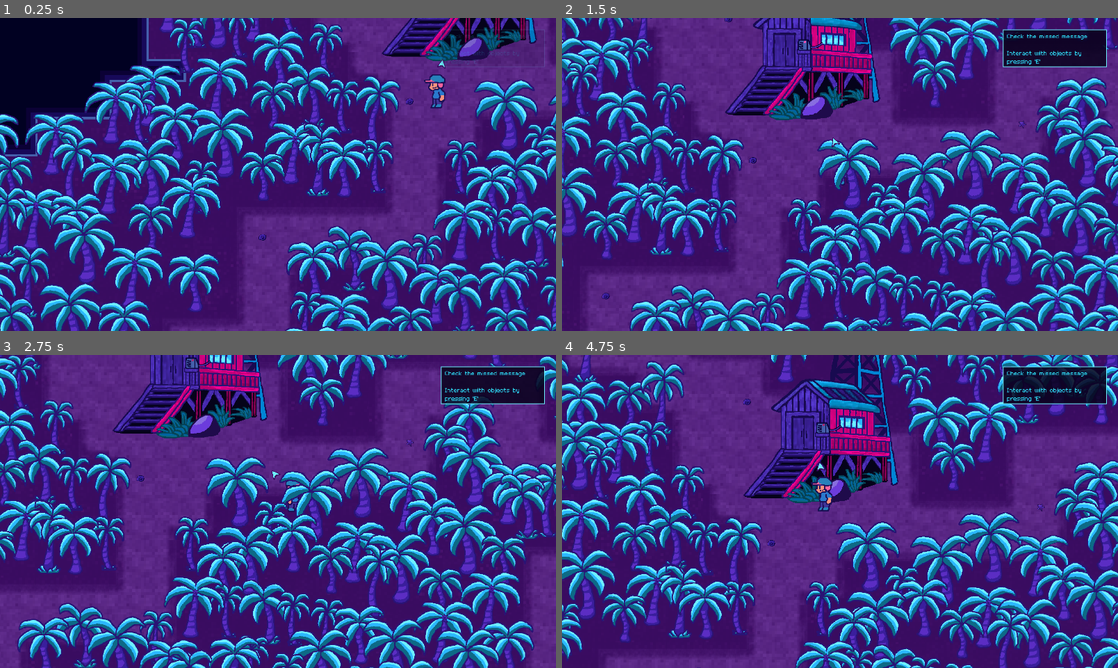
Above: before the commit, frames 1-4 (two rows, left to right).
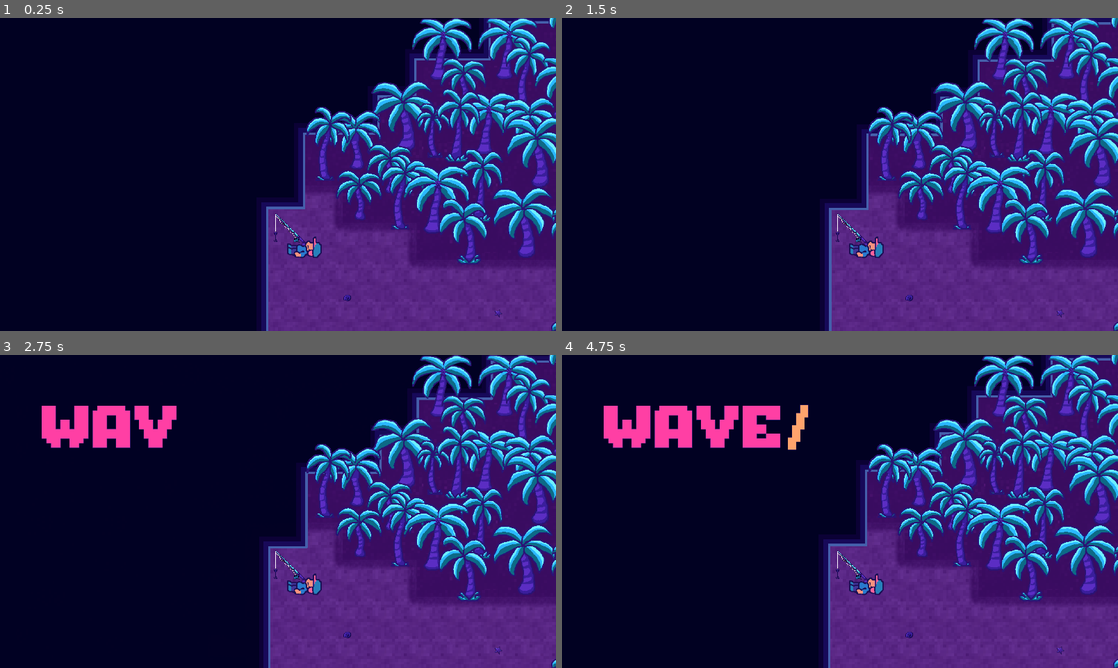
Above: after the commit, the same moments.

Repository: dougwhite/wave-length
Game: Godot game, scene res://scenes/game.tscn
Two runs of this game, one before a commit and one after it. Both use one fixed random seed, a clock stepped at 60 frames per second and the inputs below.
Inputs:
- Up to frame 1 (0.25 s): no input
- Up to frame 2 (1.5 s): tap Enter (ui_accept) at 0.5, 0.77 s; hold Right (move_right) 0.53-1.28 s; tap E (interact) at 0.6, 1.35 s; hold S (move_down) from 1.28 s (still down)
- Up to frame 3 (2.75 s): tap Enter (ui_accept) at 1.52 s; release S (move_down) at 2.03 s; hold Right (move_right) from 2.03 s (still down); tap E (interact) at 2.1 s
- Up to frame 4 (4.75 s): release Right (move_right) at 2.78 s; hold Up (move_up) 2.78-3.53 s; tap E (interact) at 2.85, 3.6, 4.35 s; tap Enter (ui_accept) at 3.02, 3.77, 4.52 s; hold Left (move_left) from 3.53 s (still down)

The runs differ from the first frame. In frame 1, 83% of the frame differs, in the area x 0-100%, y 0-100%; in frame 2, 92%; in frame 3, 91%; in frame 4, 92%.

Commit message:
Tidy up colors of ui elements and character voices. Fixed bug with bad objective fade colors. Tweaked objective fade timing

Diff:
--- a/scenes/game.tscn
+++ b/scenes/game.tscn
@@ -2217,7 +2217,6 @@
 
 [node name="NarrativeManager" type="Node" parent="."]
 script = ExtResource("22_37s47")
-start_stage = 4
 
 [node name="Locations" type="Node2D" parent="NarrativeManager"]
 metadata/_edit_group_ = true
--- a/scenes/ui/dialog_box.tscn
+++ b/scenes/ui/dialog_box.tscn
@@ -4,7 +4,7 @@
 [ext_resource type="FontFile" uid="uid://bflvrjrnrrjgu" path="res://fonts/nimblebeastscollective.itch.io/Habbo.ttf" id="1_svbij"]
 
 [sub_resource type="StyleBoxFlat" id="StyleBoxFlat_j5g3t"]
-bg_color = Color(0.03529412, 0.007843138, 0.10980392, 0.6156863)
+bg_color = Color(0.03498002, 0.007699999, 0.11, 0.9411765)
 border_width_left = 2
 border_width_top = 2
 border_width_right = 2
--- a/scenes/ui/objectives.tscn
+++ b/scenes/ui/objectives.tscn
@@ -4,7 +4,7 @@
 [ext_resource type="Script" uid="uid://rbas2oqlygt4" path="res://scripts/ui/objectives.gd" id="1_qldaq"]
 
 [sub_resource type="StyleBoxFlat" id="StyleBoxFlat_bvcxi"]
-bg_color = Color(0.03498002, 0.007699999, 0.11, 0.85882354)
+bg_color = Color(0.03498002, 0.007699999, 0.11, 0.9411765)
 border_width_left = 2
 border_width_top = 2
 border_width_right = 2
@@ -41,7 +41,7 @@
 [node name="Label" type="Label" parent="PanelContainer/MarginContainer"]
 custom_minimum_size = Vector2(330, 0)
 layout_mode = 2
-theme_override_colors/font_color = Color(0.43137255, 0.9411765, 1, 1)
+theme_override_colors/font_color = Color(1, 1, 1, 1)
 theme_override_fonts/font = ExtResource("1_bvcxi")
 theme_override_font_sizes/font_size = 32
 text = "Head back to the radio tower
--- a/scripts/narrative/narrative_manager.gd
+++ b/scripts/narrative/narrative_manager.gd
@@ -21,8 +21,8 @@
 var current_stage: int
 
 # Narrative actors
-var Harry = DialogueSpeaker.new("Harry", Color("#34A5FF"))
-var Voice = DialogueSpeaker.new("", Color("#3A1D75"))
+var Harry = DialogueSpeaker.new("Harry", Color("#6ef0ff"))
+var Voice = DialogueSpeaker.new("", Color("#ff3fa4"))
 var Radio = DialogueSpeaker.new("Radio", Color("#FFA36C"))
 
 # Set up and start the story
--- a/scripts/ui/objectives.gd
+++ b/scripts/ui/objectives.gd
@@ -4,7 +4,7 @@
 @onready var label = $PanelContainer/MarginContainer/Label
 
 const FADE_IN_TIME = .75
-const FADE_COL_TIME = .25
+const FADE_COL_TIME = .5
 const FADE_OUT_TIME = 1.5
 const PROG_COLOR = Color("#6ef0ff")
 const DONE_COLOR = Color("#ff3fa4")
